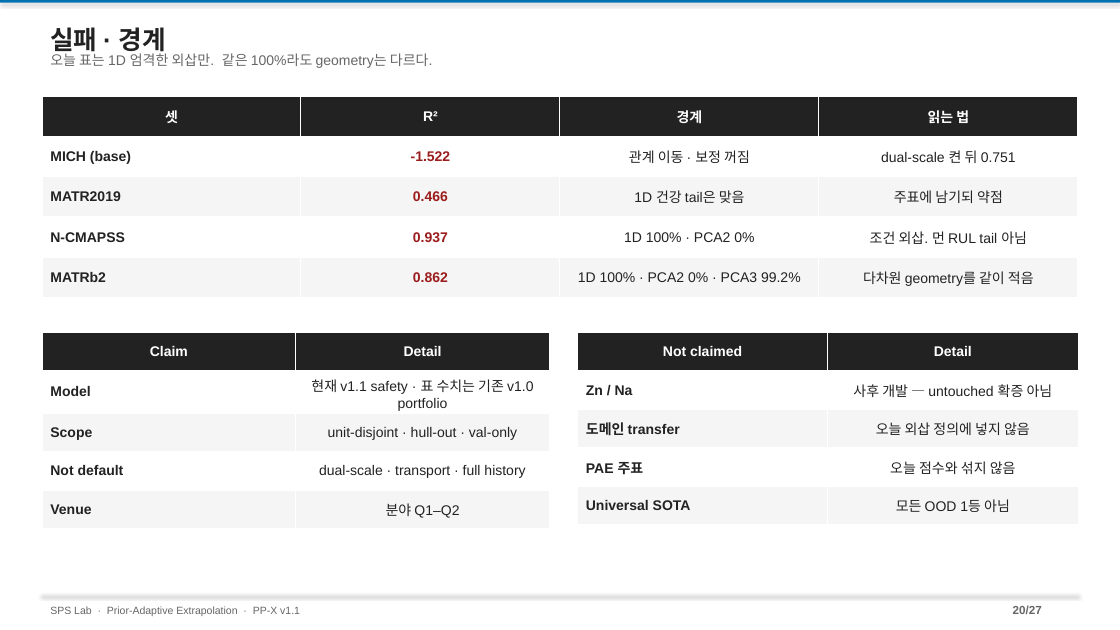
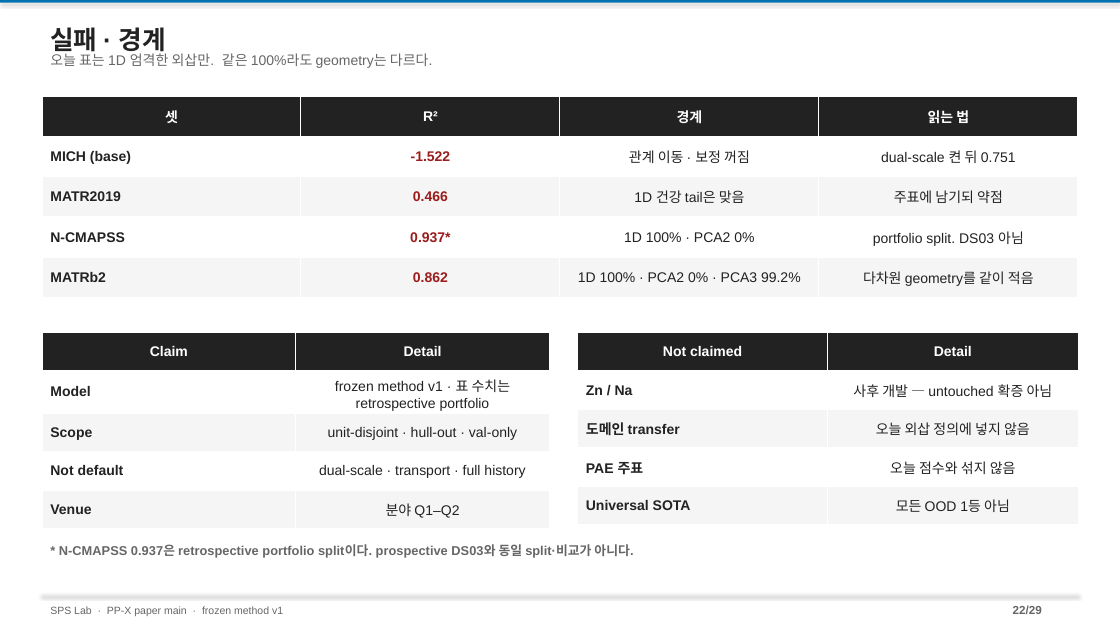
Before and after one commit to amumujs-create/pp_pae_total, a slide deck: slide 22 of output/PP_Research_Detailed_v2.pptx (slide 20 before the commit). Drawn at 1120x630 pixels with LibreOffice and Linux fonts; fonts in the diff are those of the drawing. Boxes give left, top, right and bottom in pixels: in the first picture for what was removed or moved away, otherwise in the second. Text is boxed around its words. In the diff, an @@ line names an element or a change of style, - is before the commit and + after.

```diff
--- a/output/PP_Research_Detailed_v2.pptx
+++ b/output/PP_Research_Detailed_v2.pptx
@@ table at bbox=[42, 97, 1077, 298] @@
-row 4, column 2: 0.937
+row 4, column 2: 0.937*
-row 4, column 4: 조건 외삽. 먼 RUL tail 아님
+row 4, column 4: portfolio split. DS03 아님
@@ table at bbox=[42, 333, 549, 525] @@
-row 2, column 2: 현재 v1.1 safety · 표 수치는 기존 v1.0 portfolio
+row 2, column 2: frozen method v1 · 표 수치는 retrospective portfolio
@@ text added at bbox=[59, 544, 633, 558], 11 pt, text #666666, bold @@
+* N-CMAPSS 0.937은 retrospective portfolio split이다. prospective DS03와 동일 split·비교가 아니다.
@@ text at bbox=[50, 606, 283, 616]: text changed @@
-SPS Lab · Prior-Adaptive Extrapolation · PP-X v1.1
+SPS Lab · PP-X paper main · frozen method v1
@@ text at bbox=[1013, 606, 1042, 614]: text changed @@
-20/27
+22/29
```
Also in this commit, not shown: 26 other slides changed, 2 slides added, 11 other files.
